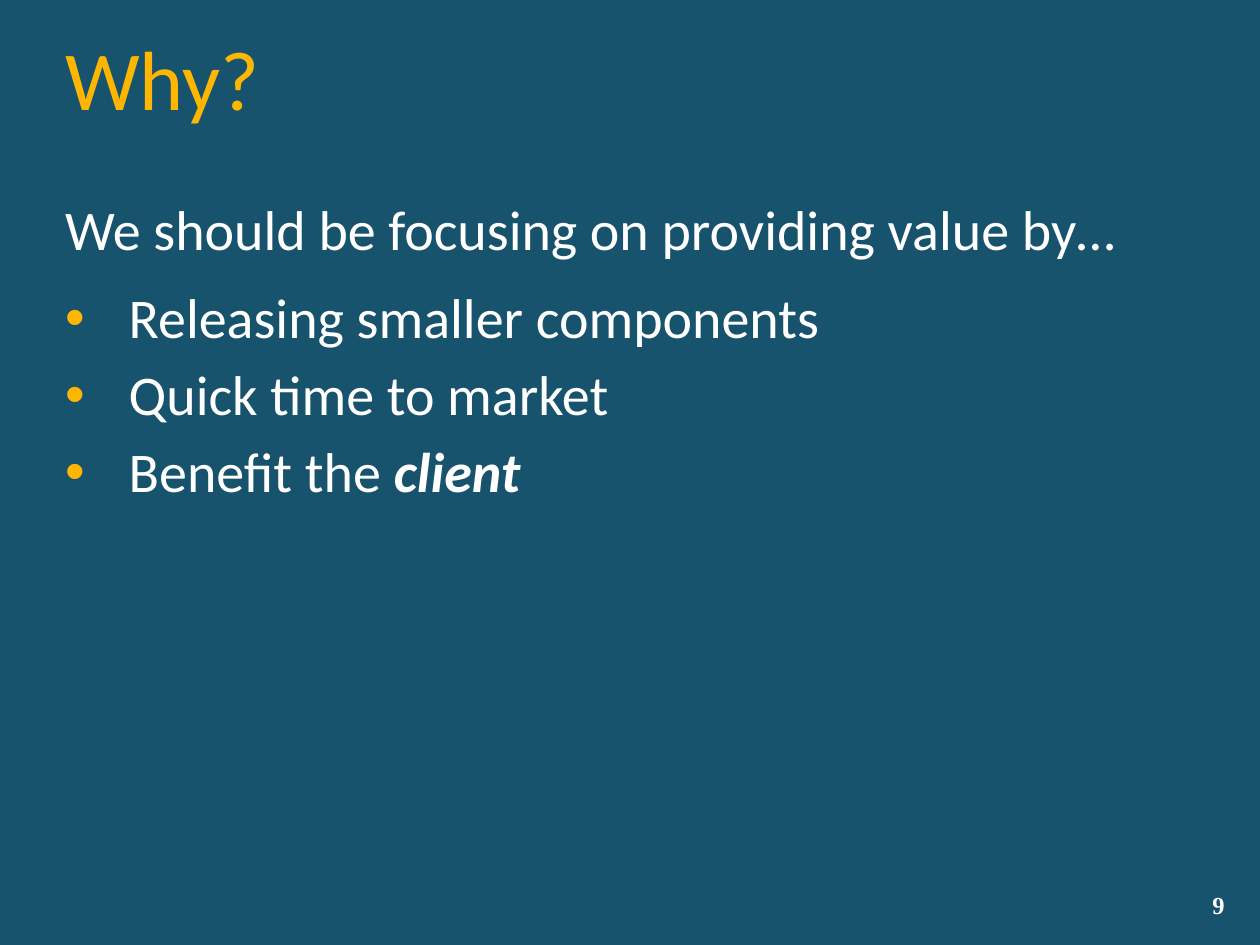
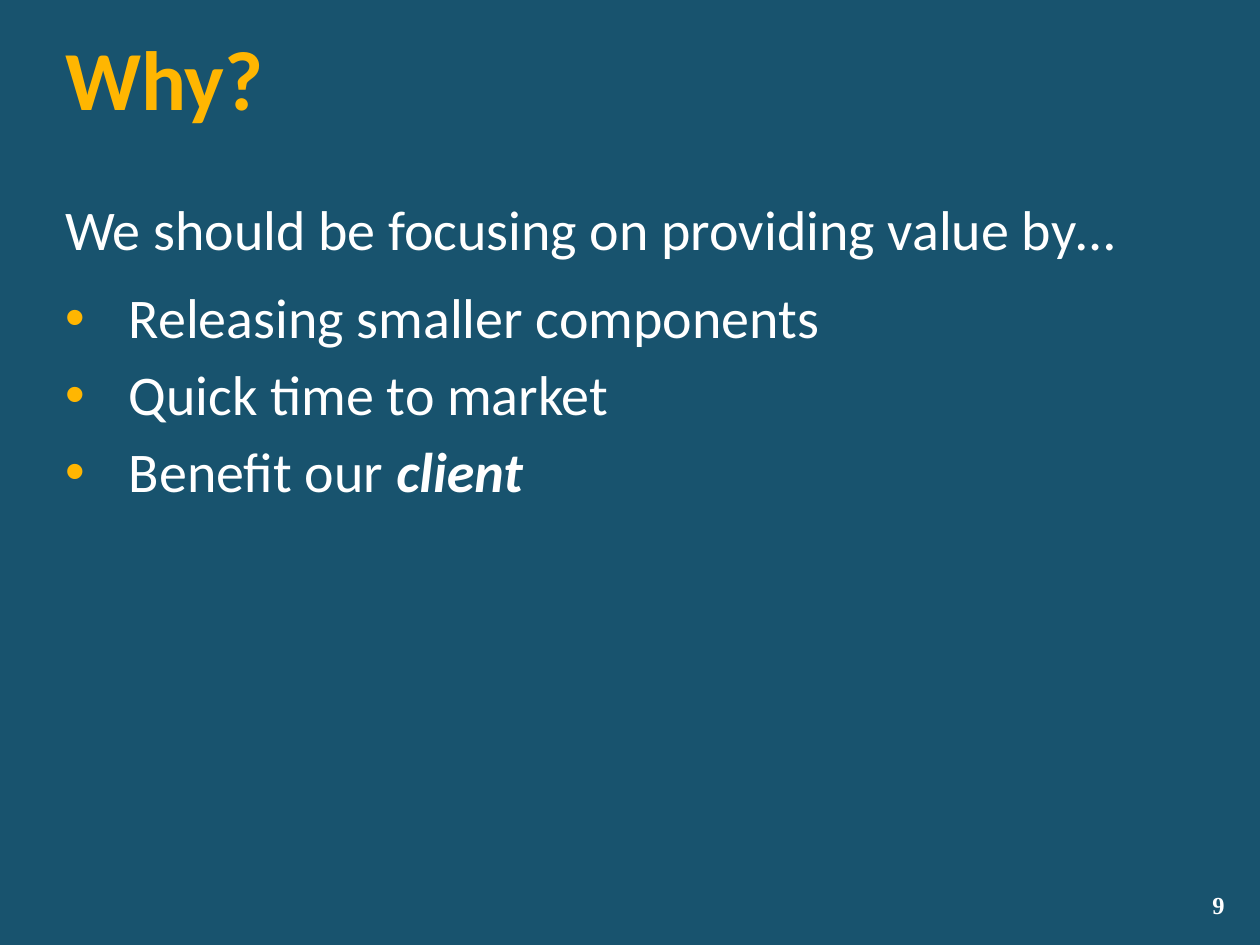
Before and after one commit to lozanotek/RefreshWithNuGet, a slide deck: slide 9 of slides/RefreshWithNuGet.pptx. Drawn at 1260x945 pixels with LibreOffice and Linux fonts; fonts in the diff are those of the drawing; background and template pictures are left out. Boxes give left, top, right and bottom in pixels: in the first picture for what was removed or moved away, otherwise in the second. Text is boxed around its words. In the diff, an @@ line names an element or a change of style, - is before the commit and + after.

```diff
--- a/slides/RefreshWithNuGet.pptx
+++ b/slides/RefreshWithNuGet.pptx
@@ title "Why?" at <box>65,51,263,124</box>: bold on @@
@@ text at <box>129,452,522,493</box>: text changed @@
-• Benefit the client
+• Benefit our client
```
Also in this commit, not shown: 7 other slides changed.
